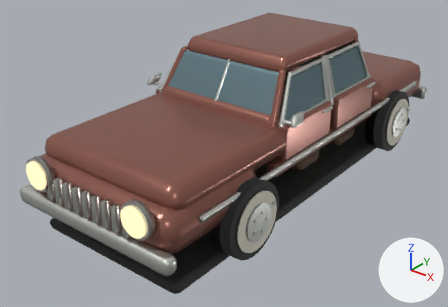
One commit to the glTF model public/art/models/hudson.glb: the scene before it, then after it.
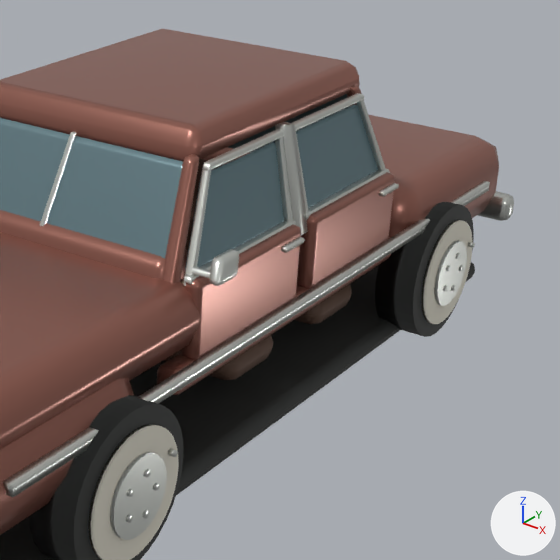
Old and new are each drawn whole from a 50 mm camera at (3.7, -5.26, 3.33) aimed at (-0.17, -0.43, 0.33) and again close up on the part from 44% to 100% of the width and 0% to 82% of the height. The lights are fixed; the arrows at lower right show +X, +Y and +Z. The last two pictures show the newer version. Where no turn or scale is listed for an object, it has been applied to the vertices. Vertices at exactly the same position are counted once.

In view in the first close-up: 'door skin.002', 'door skin.003', 'door window.002', 'door window.003', 'floor pan', 'front body', 'hubcap.002', 'split windscreen', 'wheel.002', 'wheel.003', 'whitewall.002', 'windscreen divider' and 5 more.
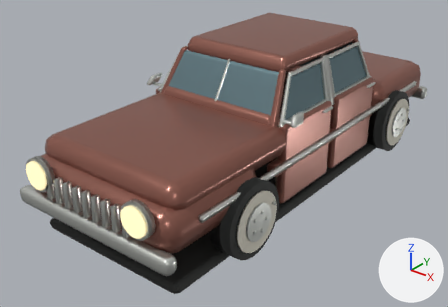
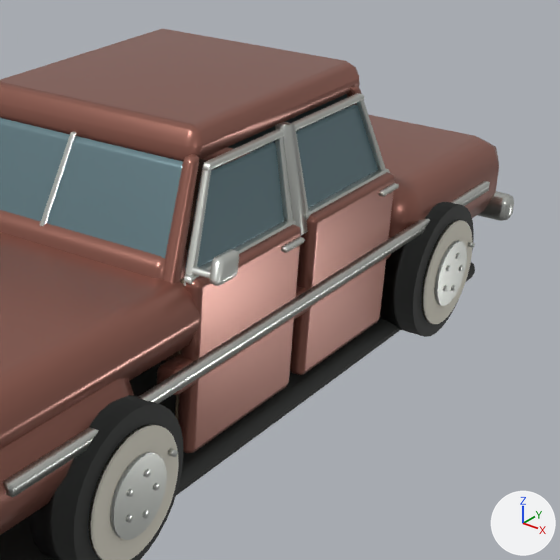
Where the newer file only moved an object's origin or applied its transform, the numbers keep the older frame.

Edits to the scene script, one JSON object a line:
```json
{"block": "me_cube_055", "where": "# used by ob_door_skin_002; location = (0.8, -0.347, 0.855)"}
{"op": "remove", "block": "me_cube_055", "code": "me_cube_055.from_pydata(...)  # 56 vertices, 108 faces; spans x -0.047..0.047, y -0.437..0.437, z -0.19..0.19"}
{"op": "add", "block": "me_cube_055", "code": "me_cube_055.from_pydata(...)  # 56 vertices, 108 faces; spans x -0.047..0.047, y -0.437..0.437, z -0.65..0.19"}
{"block": "me_cube_055", "change": "me_cube_055 part 1: all 28 vertices in x -0.047..0.047, y -0.437..0.437, z -0.19..-0.155 are moved by (0.0, 0.0, -0.46)"}
{"block": "me_cube_056", "where": "# used by ob_door_upholstery_002; location = (0.744, -0.347, 0.865)"}
{"op": "remove", "block": "me_cube_056", "code": "me_cube_056.from_pydata(...)  # 56 vertices, 108 faces; spans x -0.013..0.013, y -0.412..0.412, z -0.15..0.15"}
{"op": "add", "block": "me_cube_056", "code": "me_cube_056.from_pydata(...)  # 56 vertices, 108 faces; spans x -0.013..0.013, y -0.412..0.412, z -0.375..0.375"}
{"block": "me_cube_056", "change": "me_cube_056 part 2: all 28 vertices in x -0.013..0.013, y -0.412..0.412, z 0.138..0.15 are moved by (0.0, 0.0, 0.225)"}
{"block": "me_cube_056", "change": "other edits to the shape of me_cube_056 do not show in these pictures"}
{"block": "me_cube_064", "where": "# used by ob_door_skin_003; location = (0.8, 0.614, 0.855)"}
{"op": "remove", "block": "me_cube_064", "code": "me_cube_064.from_pydata(...)  # 56 vertices, 108 faces; spans x -0.047..0.047, y -0.424..0.424, z -0.19..0.19"}
{"op": "add", "block": "me_cube_064", "code": "me_cube_064.from_pydata(...)  # 56 vertices, 108 faces; spans x -0.047..0.047, y -0.424..0.424, z -0.65..0.19"}
{"block": "me_cube_064", "change": "me_cube_064 part 3: all 28 vertices in x -0.047..0.047, y -0.424..0.424, z -0.19..-0.155 are moved by (0.0, 0.0, -0.46)"}
{"op": "set", "path": "ob_door_upholstery_002.location", "old": "(0.744, -0.347, 0.865)", "new": "(0.744, -0.347, 0.65)"}
```

Location of each change, [x1, y1, x2, y2] in pixels of the close-ups (560 x 560 px; the box of a moved part takes in the faces that stretch with it):
```json
{"object": "door skin.002", "change": "reshaped", "before": [181, 224, 301, 360], "after": [178, 224, 301, 453], "on screen": "68% taller"}
{"object": "door skin.003", "change": "reshaped", "before": [297, 172, 395, 289], "after": [290, 172, 395, 375], "on screen": "7% wider, 73% taller"}
{"object": "door upholstery.002", "change": "reshaped, moved", "after": [175, 278, 184, 420], "on screen": "not visible before"}
{"part": 1, "of": "me_cube_055", "change": "moved or reshaped", "before": [196, 281, 297, 360], "after": [178, 281, 297, 453]}
{"part": 3, "of": "me_cube_064", "change": "moved or reshaped", "before": [297, 236, 389, 289], "after": [290, 236, 389, 375]}
{"object": "bench cushion", "change": "unchanged, covered by the edit", "before": [164, 159, 352, 380], "after": [164, 159, 225, 361]}
```
